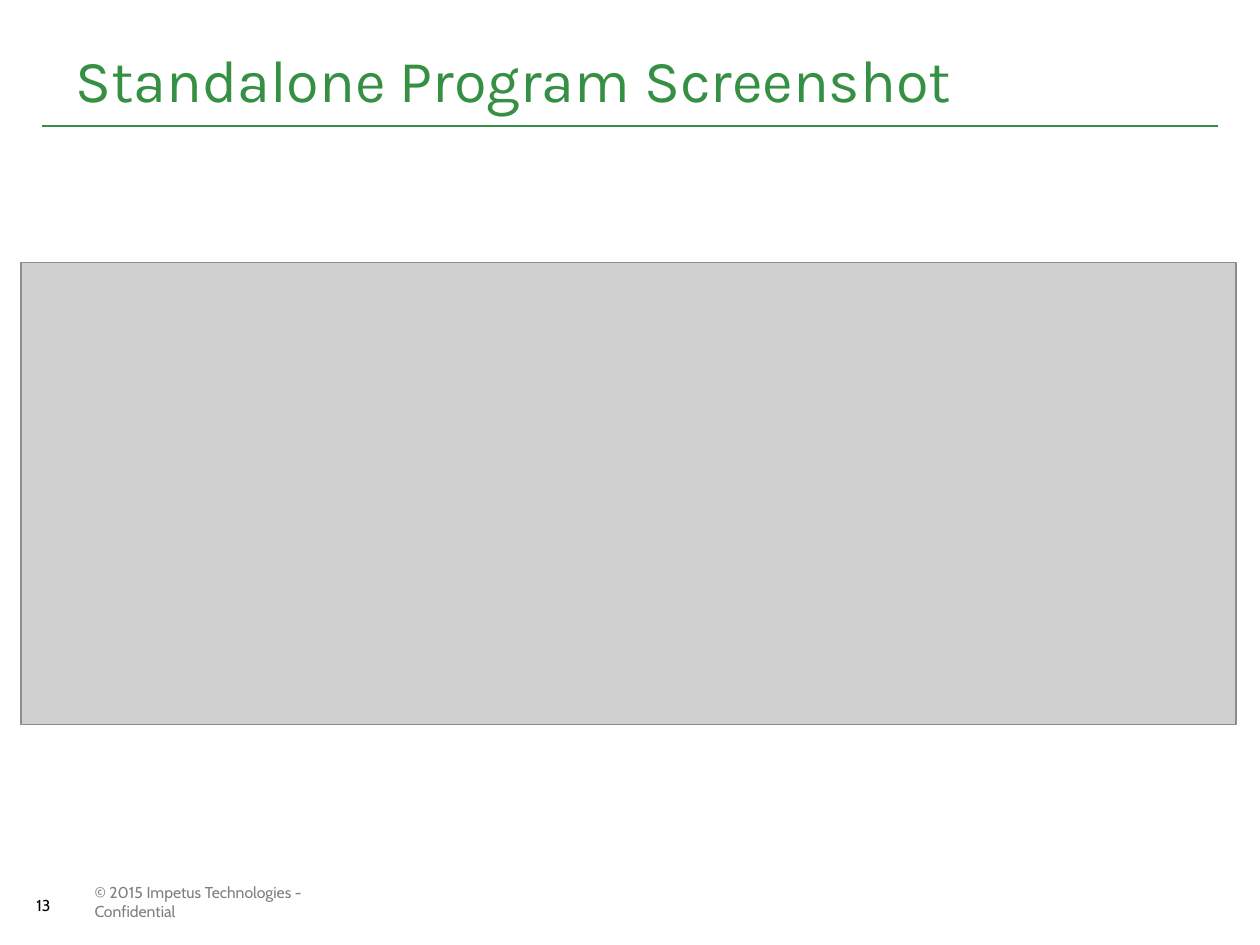
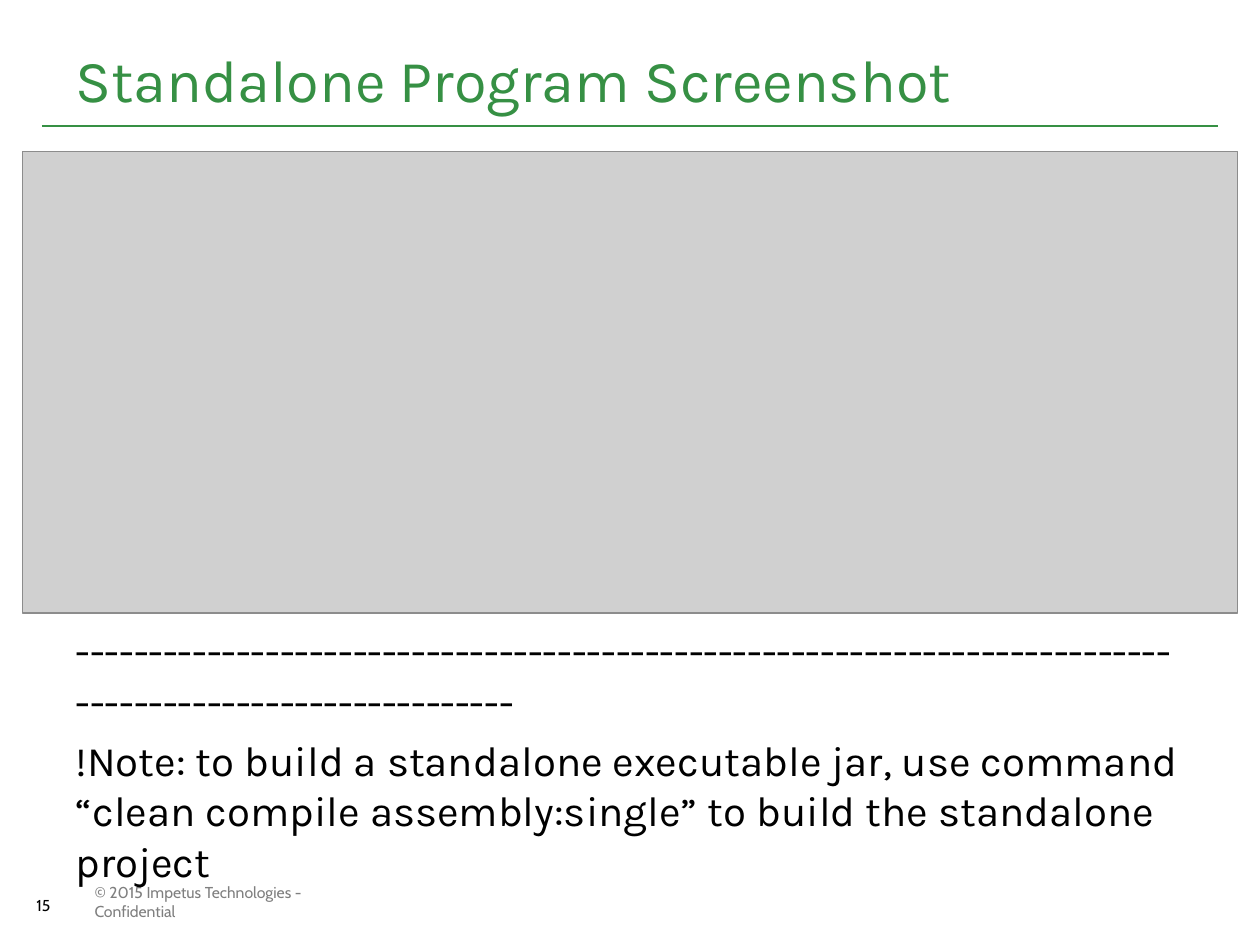
Before and after one commit to Impetus/couverture, a slide deck: slide 15 of USSCC_DOCUMENT/presentations/User Story Specific Code Coverage Tool.pptx (slide 13 before the commit). Drawn at 1260x945 pixels with LibreOffice and Linux fonts; fonts in the diff are those of the drawing; grey boxes stand for pictures; background and template pictures are left out. Boxes give left, top, right and bottom in pixels: in the first picture for what was removed or moved away, otherwise in the second. Text is boxed around its words. In the diff, an @@ line names an element or a change of style, - is before the commit and + after.

```diff
--- a/USSCC_DOCUMENT/presentations/User Story Specific Code Coverage Tool.pptx
+++ b/USSCC_DOCUMENT/presentations/User Story Specific Code Coverage Tool.pptx
@@ picture: place and size @@
-picture at [21, 262, 1236, 724]
+picture at [23, 151, 1237, 614]
@@ text added at [76, 747, 1178, 837], 24.1 pt, text #000000 @@
+---------------------------------------------------------------------------------------------------------
+!Note: to build a standalone executable jar, use command “clean compile assembly:single” to build the standalone project
@@ page number at [36, 900, 50, 912]: text changed @@
-13
+15
```
Also in this commit, not shown: 1 other slide changed, 2 slides added, 2 other files.
